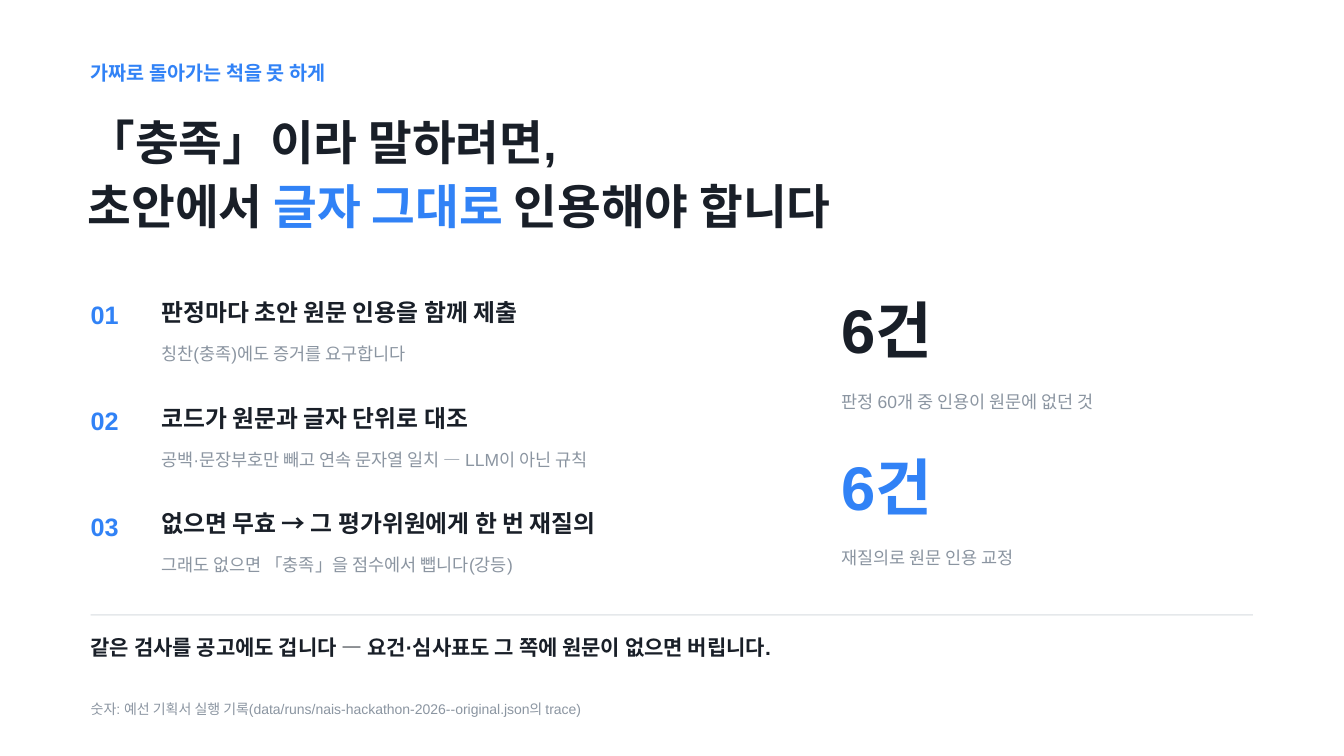
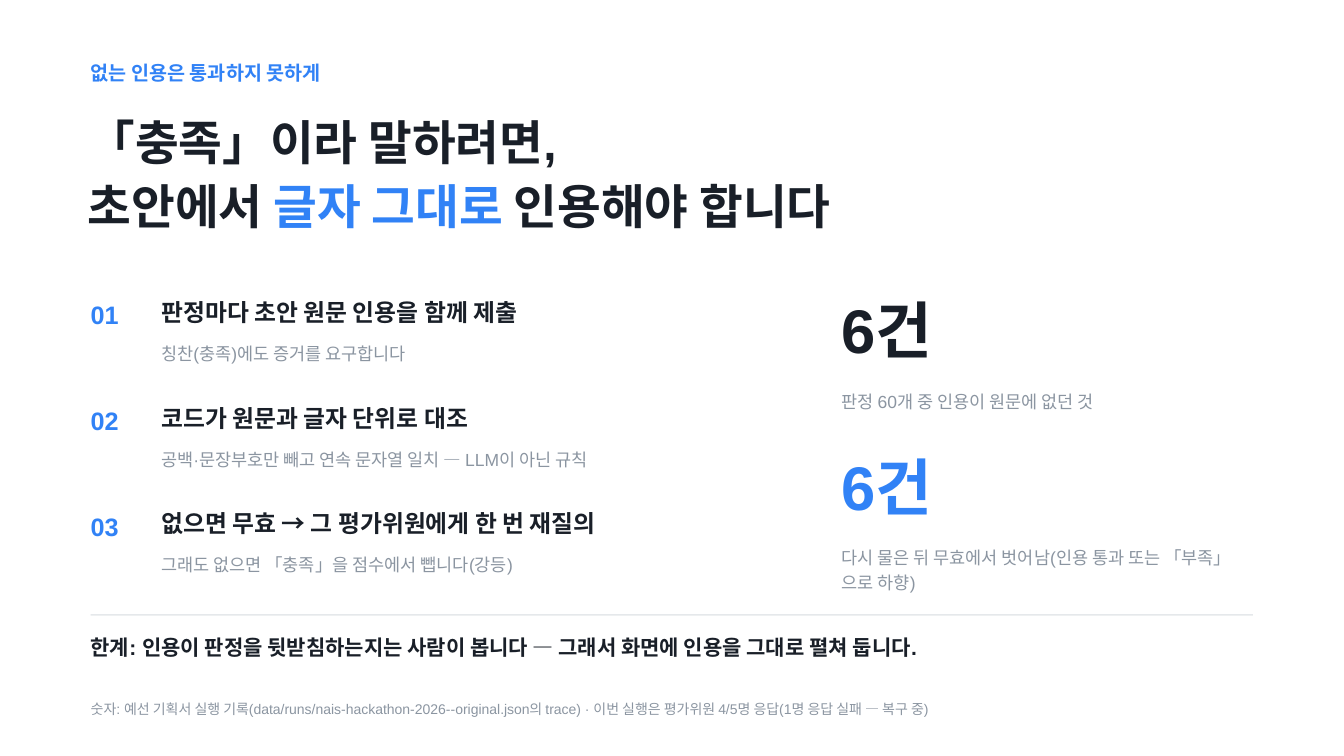
Before and after one commit to Ryugi62/rfp-to-fit, a slide deck: slide 7 of deliver/deck/RFP-to-Fit_루미아.pptx. Drawn at 1344x756 pixels with LibreOffice and Linux fonts; fonts in the diff are those of the drawing. Boxes give left, top, right and bottom in pixels: in the first picture for what was removed or moved away, otherwise in the second. Text is boxed around its words. In the diff, an @@ line names an element or a change of style, - is before the commit and + after.

```diff
--- a/deliver/deck/RFP-to-Fit_루미아.pptx
+++ b/deliver/deck/RFP-to-Fit_루미아.pptx
@@ text at bbox=[91, 63, 321, 82]: text changed @@
-가짜로 돌아가는 척을 못 하게
+없는 인용은 통과하지 못하게
@@ text at bbox=[842, 549, 1231, 593]: text changed @@
-재질의로 원문 인용 교정
+다시 물은 뒤 무효에서 벗어남(인용 통과 또는 「부족」으로 하향)
@@ text at bbox=[91, 637, 917, 657]: text changed @@
-같은 검사를 공고에도 겁니다 — 요건·심사표도 그 쪽에 원문이 없으면 버립니다.
+한계: 인용이 판정을 뒷받침하는지는 사람이 봅니다 — 그래서 화면에 인용을 그대로 펼쳐 둡니다.
@@ text at bbox=[91, 702, 928, 717]: text changed @@
-숫자: 예선 기획서 실행 기록(data/runs/nais-hackathon-2026--original.json의 trace)
+숫자: 예선 기획서 실행 기록(data/runs/nais-hackathon-2026--original.json의 trace) · 이번 실행은 평가위원 4/5명 응답(1명 응답 실패 — 복구 중)
```
Also in this commit, not shown: 9 other slides changed, 39 other files.
